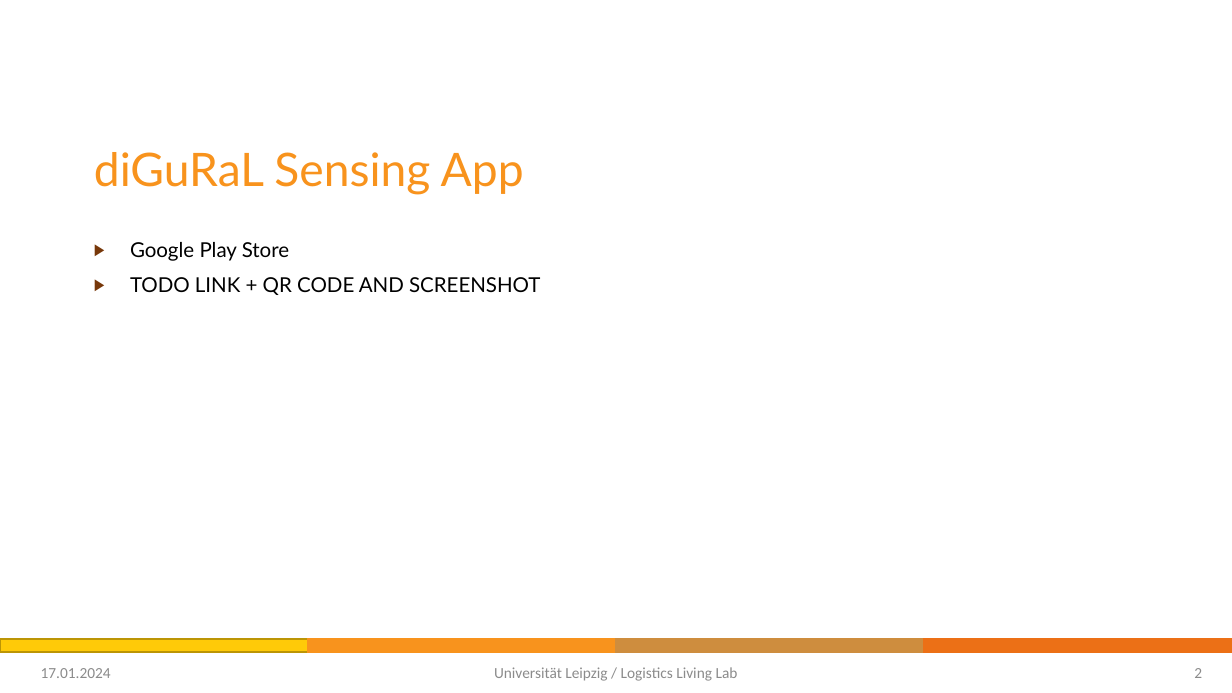
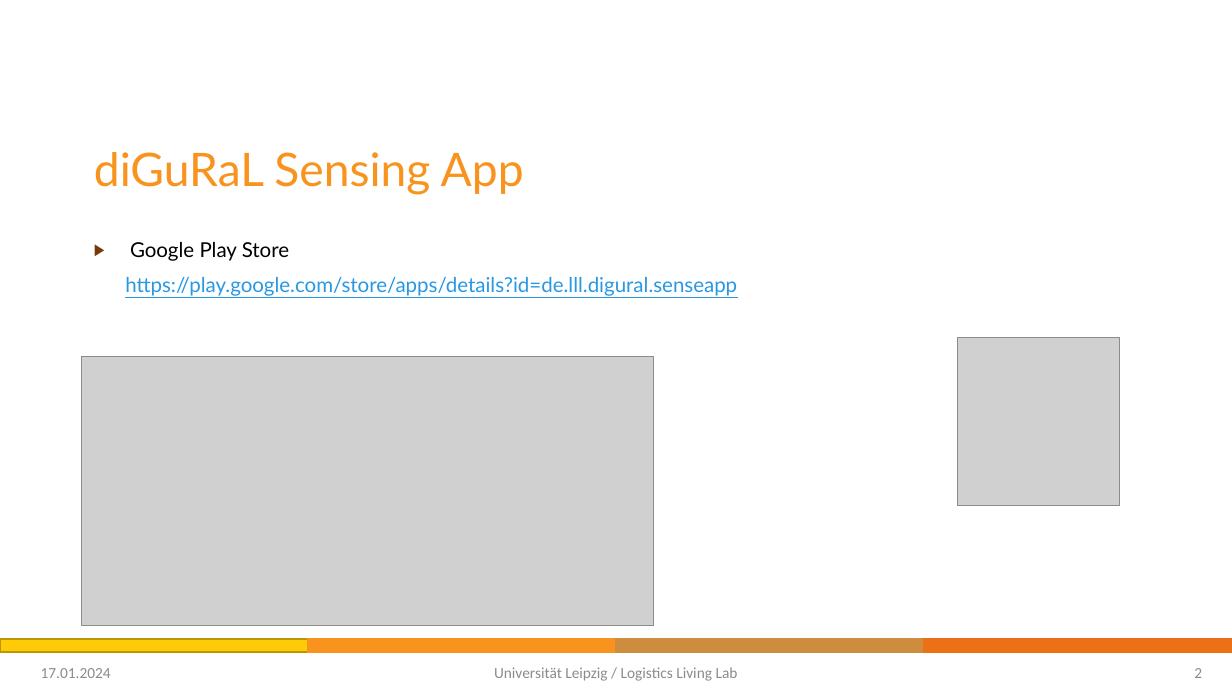
Before and after one commit to Logistics-Living-Lab/digural-sensor-android-app, a slide deck: slide 2 of documentation/quickstart-digural-sense-app.pptx. Drawn at 1232x693 pixels with LibreOffice and Linux fonts; fonts in the diff are those of the drawing; grey boxes stand for pictures; background and template pictures are left out. Boxes give left, top, right and bottom in pixels: in the first picture for what was removed or moved away, otherwise in the second. Text is boxed around its words. In the diff, an @@ line names an element or a change of style, - is before the commit and + after.

Commit message:
- added new Google Play Store link

```diff
--- a/documentation/quickstart-digural-sense-app.pptx
+++ b/documentation/quickstart-digural-sense-app.pptx
@@ text at bbox=[125, 277, 737, 296]: text changed; text colour #000000 to #2998E3 @@
-▶ TODO LINK + QR CODE AND SCREENSHOT
+https://play.google.com/store/apps/details?id=de.lll.digural.senseapp
@@ picture added at bbox=[81, 356, 654, 626] @@
@@ picture added at bbox=[958, 337, 1119, 506] @@
```
Also in this commit, not shown: 1 other file.
